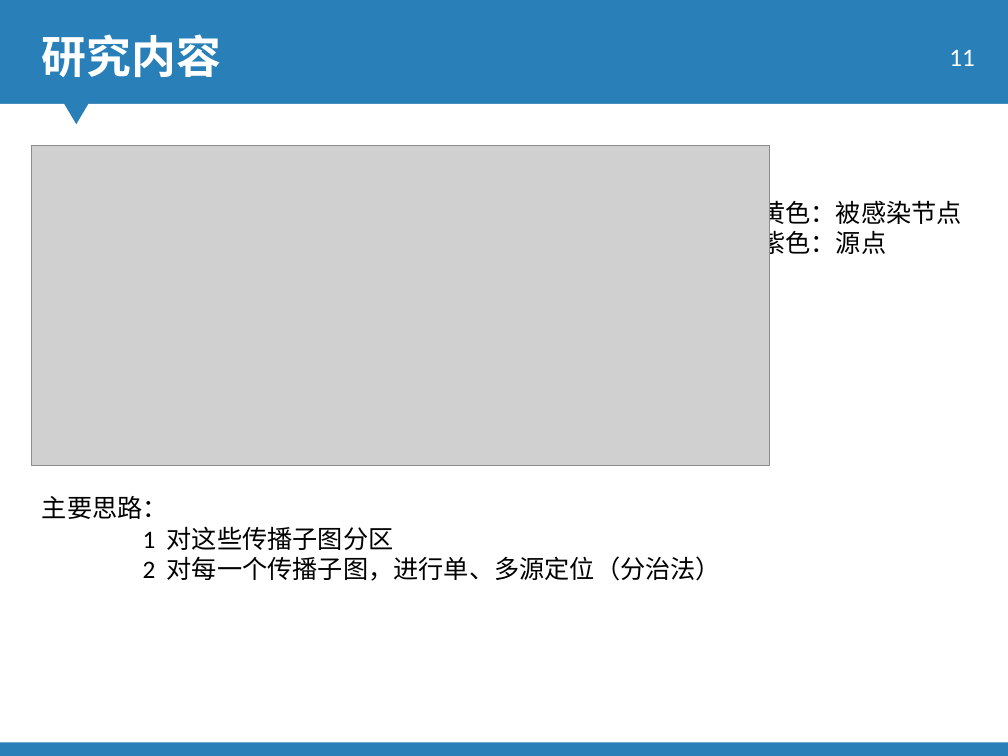
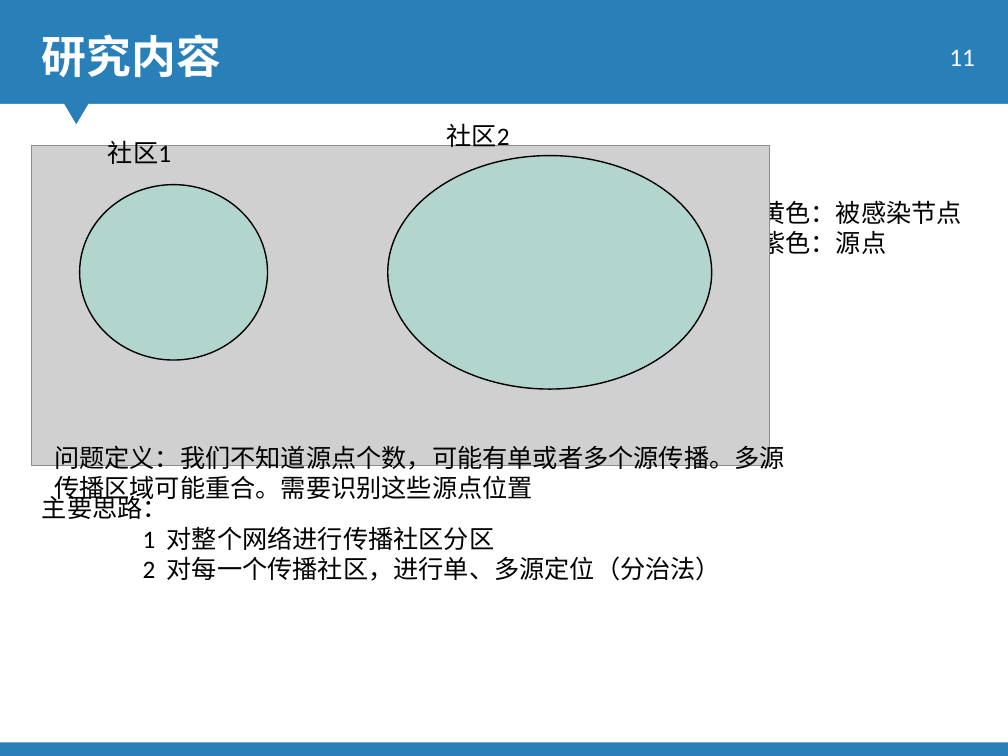
Before and after one commit to 15779235038/mypaper, a slide deck: slide 11 of jarden_center/main_code/single-multiple-source/baseon_setCover/鲍志强.pptx. Drawn at 1008x756 pixels with LibreOffice and Linux fonts; fonts in the diff are those of the drawing; grey boxes stand for pictures; background and template pictures are left out. Boxes give left, top, right and bottom in pixels: in the first picture for what was removed or moved away, otherwise in the second. Text is boxed around its words. In the diff, an @@ line names an element or a change of style, - is before the commit and + after.

```diff
--- a/jarden_center/main_code/single-multiple-source/baseon_setCover/鲍志强.pptx
+++ b/jarden_center/main_code/single-multiple-source/baseon_setCover/鲍志强.pptx
@@ text added at (108, 136, 171, 164), 18 pt, text #000000 @@
+社区1
@@ text added at (447, 123, 510, 151), 18 pt, text #000000 @@
+社区2
@@ ellipse added at (388, 155, 712, 389), fill #52E7CA at 23% opacity, outline #000000 1 pt @@
@@ ellipse added at (80, 184, 267, 360), fill #52E7CA at 23% opacity, outline #000000 1 pt @@
@@ text added at (54, 441, 785, 504), 18 pt, text #000000 @@
+问题定义：我们不知道源点个数，可能有单或者多个源传播。多源传播区域可能重合。需要识别这些源点位置
@@ text at (143, 526, 721, 581): text changed @@
-1 对这些传播子图分区
-2 对每一个传播子图，进行单、多源定位（分治法）
+1 对整个网络进行传播社区分区
+2 对每一个传播社区，进行单、多源定位（分治法）
```
Also in this commit, not shown: 3 other slides changed, 1 slide added, 1 slide removed, 6 other files.
